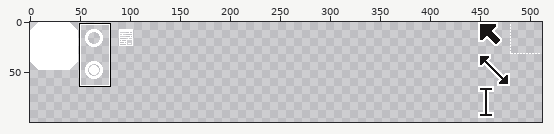
A pixel-art file gets an edit: assets/gui.aseprite. The picture above shows the old version from afar; the outline marks the close-up.
Close-up. Before the commit:
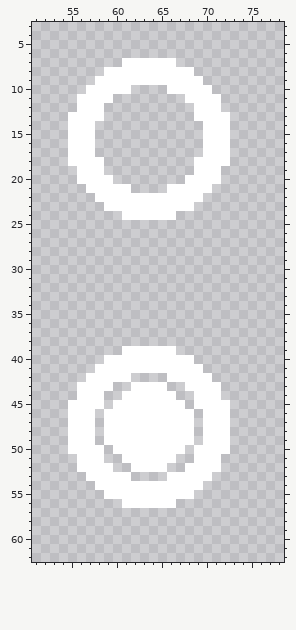
512x512 pixels, 1 frame. Shown: x 51..78, y 3..62. The wide view leaves out empty margins.
The same view after the edit:
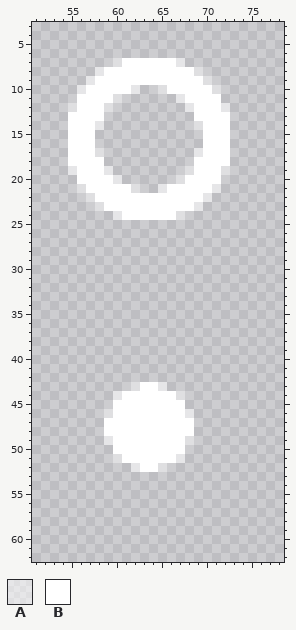
Palette (. is transparent): A #ffffff80  B #ffffff
The exact change:
{"y":7,"x":60,"old":".","new":"A"}
{"y":7,"x":67,"old":".","new":"A"}
{"y":8,"x":58,"old":".","new":"A"}
{"y":8,"x":69,"old":".","new":"A"}
{"y":9,"x":57,"old":".","new":"A"}
{"y":9,"x":70,"old":".","new":"A"}
{"y":10,"x":56,"old":".","new":"A"}
{"y":10,"x":62,"old":".","new":"A"}
{"y":10,"x":65,"old":".","new":"A"}
{"y":10,"x":71,"old":".","new":"A"}
{"y":11,"x":60,"old":".","new":"A"}
{"y":11,"x":67,"old":".","new":"A"}
{"y":12,"x":55,"old":".","new":"A"}
{"y":12,"x":59,"old":".","new":"A"}
{"y":12,"x":68,"old":".","new":"A"}
{"y":12,"x":72,"old":".","new":"A"}
{"y":14,"x":58,"old":".","new":"A"}
{"y":14,"x":69,"old":".","new":"A"}
{"y":17,"x":58,"old":".","new":"A"}
{"y":17,"x":69,"old":".","new":"A"}
{"y":19,"x":55,"old":".","new":"A"}
{"y":19,"x":59,"old":".","new":"A"}
{"y":19,"x":68,"old":".","new":"A"}
{"y":19,"x":72,"old":".","new":"A"}
{"y":20,"x":60,"old":".","new":"A"}
{"y":20,"x":67,"old":".","new":"A"}
{"y":21,"x":56,"old":".","new":"A"}
{"y":21,"x":62,"old":".","new":"A"}
{"y":21,"x":65,"old":".","new":"A"}
{"y":21,"x":71,"old":".","new":"A"}
{"y":22,"x":57,"old":".","new":"A"}
{"y":22,"x":70,"old":".","new":"A"}
{"y":23,"x":58,"old":".","new":"A"}
{"y":23,"x":69,"old":".","new":"A"}
{"y":24,"x":60,"old":".","new":"A"}
{"y":24,"x":67,"old":".","new":"A"}
{"y":39,"x":61,"old":"BBBBBB","new":"......"}
{"y":40,"x":59,"old":"BBBBBBBBBB","new":".........."}
{"y":41,"x":58,"old":"BBBBBBBBBBBB","new":"............"}
{"y":42,"x":57,"old":"BBBBB","new":"....."}
{"y":42,"x":66,"old":"BBBBB","new":"....."}
{"y":43,"x":56,"old":"BBBB","new":"...."}
{"y":43,"x":62,"old":"B","new":"A"}
{"y":43,"x":65,"old":"B","new":"A"}
{"y":43,"x":68,"old":"BBBB","new":"...."}
{"y":44,"x":56,"old":"BBB","new":"..."}
{"y":44,"x":60,"old":".","new":"A"}
{"y":44,"x":67,"old":".","new":"A"}
{"y":44,"x":69,"old":"BBB","new":"..."}
{"y":45,"x":55,"old":"BBBB","new":"...."}
{"y":45,"x":69,"old":"BBBB","new":"...."}
{"y":46,"x":55,"old":"BBB","new":"..."}
{"y":46,"x":59,"old":"B","new":"A"}
{"y":46,"x":68,"old":"B","new":"A"}
{"y":46,"x":70,"old":"BBB","new":"..."}
{"y":47,"x":55,"old":"BBB","new":"..."}
{"y":47,"x":70,"old":"BBB","new":"..."}
{"y":48,"x":55,"old":"BBB","new":"..."}
{"y":48,"x":70,"old":"BBB","new":"..."}
{"y":49,"x":55,"old":"BBB","new":"..."}
{"y":49,"x":59,"old":"B","new":"A"}
{"y":49,"x":68,"old":"B","new":"A"}
{"y":49,"x":70,"old":"BBB","new":"..."}
{"y":50,"x":55,"old":"BBBB","new":"...."}
{"y":50,"x":69,"old":"BBBB","new":"...."}
{"y":51,"x":56,"old":"BBB","new":"..."}
{"y":51,"x":60,"old":".","new":"A"}
{"y":51,"x":67,"old":".","new":"A"}
{"y":51,"x":69,"old":"BBB","new":"..."}
{"y":52,"x":56,"old":"BBBB","new":"...."}
{"y":52,"x":62,"old":"B","new":"A"}
{"y":52,"x":65,"old":"B","new":"A"}
{"y":52,"x":68,"old":"BBBB","new":"...."}
{"y":53,"x":57,"old":"BBBBB","new":"....."}
{"y":53,"x":66,"old":"BBBBB","new":"....."}
{"y":54,"x":58,"old":"BBBBBBBBBBBB","new":"............"}
{"y":55,"x":59,"old":"BBBBBBBBBB","new":".........."}
{"y":56,"x":61,"old":"BBBBBB","new":"......"}
{"label":"added","picture_box":[68,58,230,220]}
{"label":"changed","picture_box":[68,346,230,508]}
